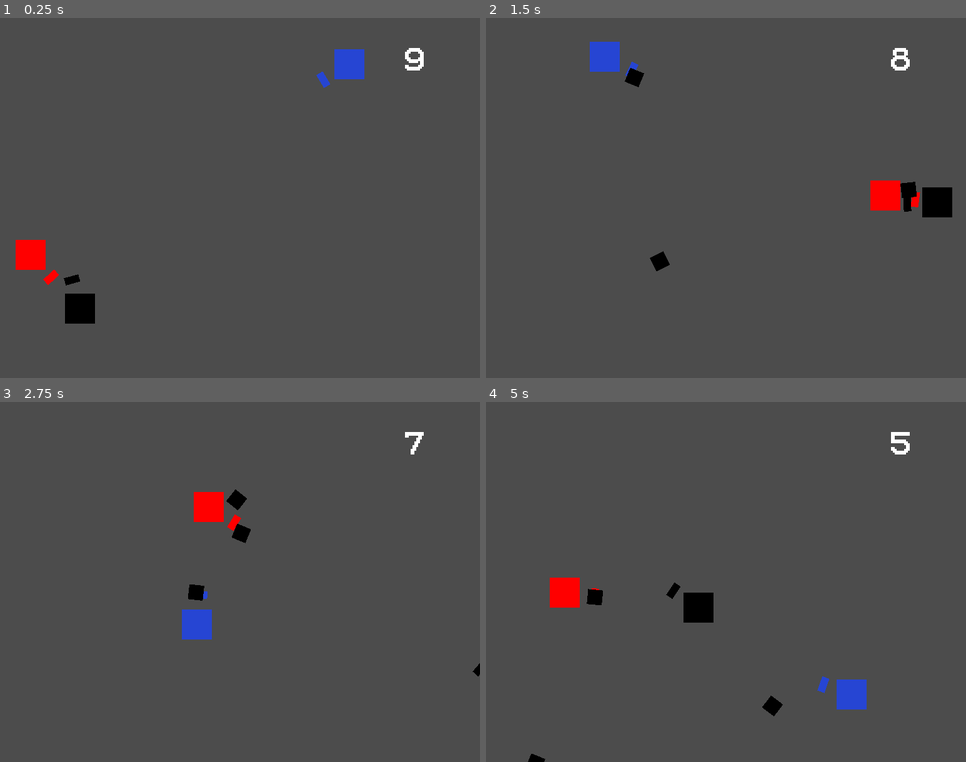
Above: before the commit, frames 1-4 (two rows, left to right).
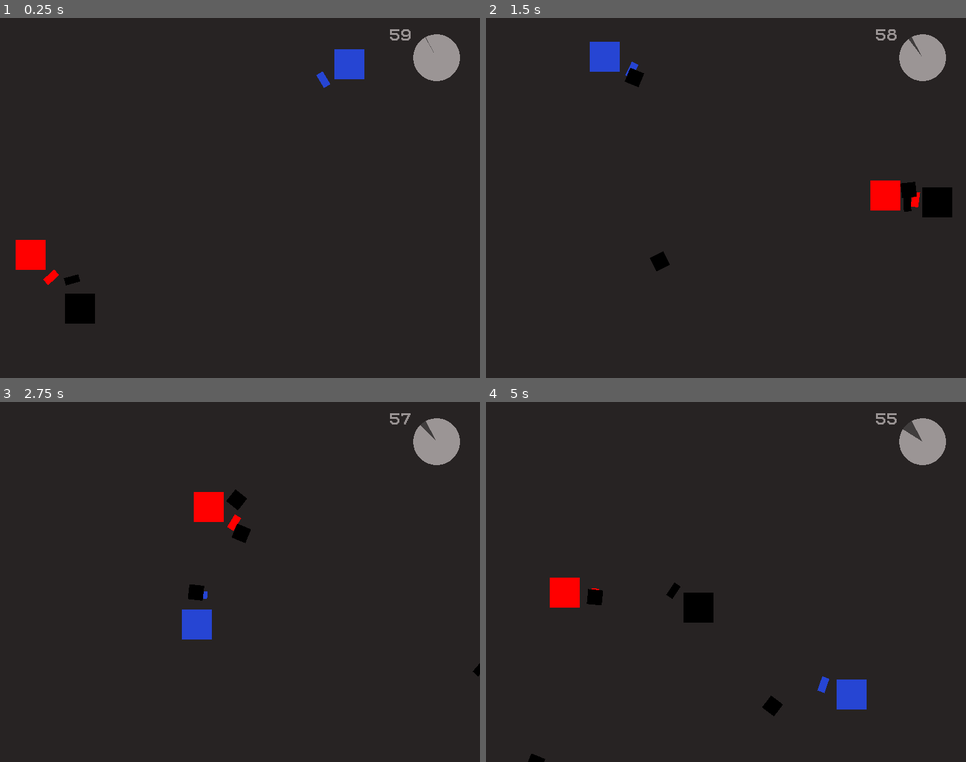
Above: after the commit, the same moments.

Repository: SaviHex/gmtk2020
Game: Godot game, scene res://core/Main/Main.tscn
Two runs of this game, one before a commit and one after it. Both use one fixed random seed, a clock stepped at 60 frames per second and the inputs below.
Inputs (mouse positions are in pixels of both pictures, inside the frame that each line leads up to):
- Up to frame 1 (0.25 s): no input
- Up to frame 2 (1.5 s): tap Enter at 0.5 s; move the mouse to (831, 180) at 0.52 s; hold D (right) 0.53-1.28 s; click (831, 180) at 0.6 s; tap Space at 0.77 s; move the mouse to (630, 216) at 1.27 s; hold S (down) from 1.28 s (still down); click (630, 216) at 1.35 s
- Up to frame 3 (2.75 s): tap Space at 1.52 s; move the mouse to (288, 502) at 2.02 s; release S (down) at 2.03 s; hold D (right) from 2.03 s (still down); click (288, 502) at 2.1 s
- Up to frame 4 (5 s): move the mouse to (702, 654) at 2.77 s; release D (right) at 2.78 s; hold W (up) 2.78-3.53 s; click (702, 654) at 2.85 s; tap Space at 3.02, 3.77, 4.52 s; move the mouse to (870, 636) at 3.52 s; hold A (left) from 3.53 s (still down); click (870, 636) at 3.6 s; move the mouse to (582, 528) at 4.27 s; click (582, 528) at 4.35 s

The runs differ from the first frame. In frame 1, 98% of the frame differs, in the area x 0-100%, y 0-100%; in frame 2, 98%; in frame 3, 98%; in frame 4, 98%.

Commit message:
Added circular progress bar

Diff:
--- a/src/core/Main/Main.gd
+++ b/src/core/Main/Main.gd
@@ -3,8 +3,7 @@
 export(String) var next_level
 export(int) var wait_time
 
-onready var timer = get_node("Timer")
-onready var time_left_label = get_node("Timer/TimeLeft")
+onready var timer = $Timer
 
 var paths: Array
 var characters: Array
@@ -18,7 +17,9 @@
 	init_enemies()
 
 func _physics_process(delta):
-	time_left_label.set_text(str(floor(timer.time_left)))
+
+	timer.get_node("TimeLeft").bbcode_text = "[right]%s[/right]" % floor(timer.time_left)
+	timer.get_node("TextureProgress").value = timer.time_left*100/wait_time
 
 func _input(event: InputEvent) -> void:
 	if event is InputEventKey and event.scancode == KEY_SPACE and event.is_pressed():
--- a/src/core/Main/Main.tscn
+++ b/src/core/Main/Main.tscn
@@ -6,6 +6,8 @@
 [ext_resource path="res://core/EnemyPath/EnemyPath.tscn" type="PackedScene" id=4]
 [ext_resource path="res://fonts/pixel12x10/Pixel12x10.ttf" type="DynamicFontData" id=5]
 [ext_resource path="res://menus/main_theme.tres" type="Theme" id=6]
+[ext_resource path="res://textures/circle_progress_bar.png" type="Texture" id=7]
+[ext_resource path="res://textures/circle_progress_bar_under.png" type="Texture" id=8]
 
 [sub_resource type="Curve2D" id=1]
 _data = {
@@ -23,12 +25,24 @@
 }
 
 [sub_resource type="DynamicFont" id=4]
+size = 8
 font_data = ExtResource( 5 )
 
 [node name="Main" type="Node2D"]
 script = ExtResource( 3 )
 next_level = "res://core/Main/Main.tscn"
-wait_time = 10
+wait_time = 60
+
+[node name="ColorRect" type="ColorRect" parent="."]
+anchor_right = 1.0
+anchor_bottom = 1.0
+margin_right = 256.0
+margin_bottom = 192.0
+color = Color( 0.156863, 0.141176, 0.141176, 1 )
+__meta__ = {
+"_edit_use_anchors_": false,
+"_editor_description_": ""
+}
 
 [node name="Characters" type="Node" parent="."]
 
@@ -59,15 +73,35 @@
 [node name="TimeLeft" type="RichTextLabel" parent="Timer"]
 anchor_right = 1.0
 anchor_bottom = 1.0
-margin_left = 216.0
-margin_top = 16.0
-margin_bottom = -144.0
+margin_left = 180.506
+margin_top = 6.26694
+margin_right = -35.4944
+margin_bottom = -153.733
 rect_clip_content = false
 theme = ExtResource( 6 )
 custom_fonts/normal_font = SubResource( 4 )
+custom_colors/default_color = Color( 0.611765, 0.588235, 0.588235, 1 )
 bbcode_enabled = true
+bbcode_text = "[right]60[/right]"
+text = "60"
 __meta__ = {
 "_edit_use_anchors_": false,
 "_editor_description_": ""
 }
+
+[node name="TextureProgress" type="TextureProgress" parent="Timer"]
+margin_left = 216.0
+margin_top = 16.0
+margin_right = 728.0
+margin_bottom = 528.0
+rect_rotation = -27.9461
+rect_scale = Vector2( 0.0486724, 0.0486724 )
+step = 0.1
+value = 30.0
+texture_under = ExtResource( 8 )
+texture_progress = ExtResource( 7 )
+fill_mode = 4
+__meta__ = {
+"_edit_use_anchors_": false
+}
 [connection signal="timeout" from="Timer" to="." method="_on_Timer_timeout"]
Not shown: 1 places in src/core/Main/Main.tscn that only renumber resources
Binary file added: src/textures/circle_progress_bar.png
Not shown, added: src/textures/circle_progress_bar.png.import
Binary file added: src/textures/circle_progress_bar_under.png
Not shown, added: src/textures/circle_progress_bar_under.png.import
